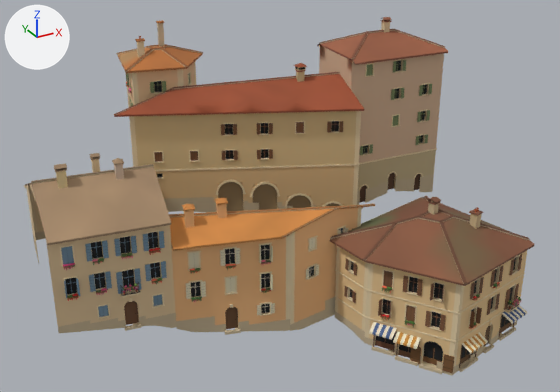
A saved change to the glTF model games/yorimichi/assets/belmonte/meshes/SM_BM_BT_blk_04.glb.
Both versions are drawn from a 50 mm camera at (-35.3, -66.1, 46.1) aimed at (0.7, -0.7, 13.4). Arrows for +X, +Y and +Z are at upper left; the lights stay in place. The picture after the commit comes second. Vertices at exactly the same position are counted once.

Names of what the first picture shows: 'SM_BM_BT_blk_04'.
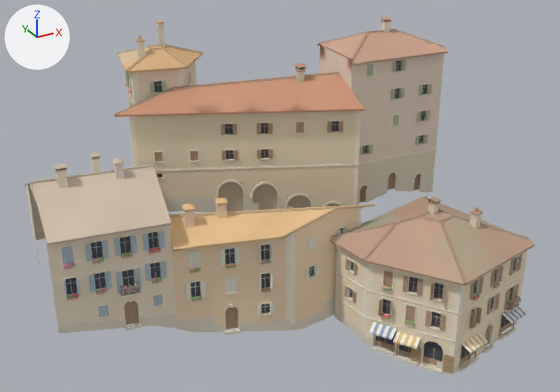
The change, as a diff of the scene's bpy script:
```diff
--- a/games/yorimichi/assets/belmonte/meshes/SM_BM_BT_blk_04.glb.py
+++ b/games/yorimichi/assets/belmonte/meshes/SM_BM_BT_blk_04.glb.py
@@ me_sm_bt_blk_04 @@
 me_sm_bt_blk_04.from_pydata(...)  # 21068 vertices, 24090 faces; spans x -23.9..24.0, y -19.9..19.9, z -0.8..29.4
 # used by ob_sm_bm_bt_blk_04; location = (0.0, 0.0, 0.0)
+# me_sm_bt_blk_04 part 1: 18356 faces centred in x -23.8..23.9, y -19.8..19.8, z -0.7..29.3 are repainted in the vertex colours; the middle colour goes from beige #ceb18c to pale yellow #e8d9c4
+# me_sm_bt_blk_04 part 2: 5734 faces centred in x -23.4..24.0, y -19.8..19.9, z -0.5..29.4 are repainted in the vertex colours; the middle colour goes from brown #d0b084 to beige #e9d8be
 me_sm_bt_blk_04.materials.append(mat_bm_000_m_stone_003)
```

Pixel boxes [x1, y1, x2, y2] of what changed, in the pictures (560 x 392 px):
part 1 of me_sm_bt_blk_04, recoloured (lighter): [24, 18, 534, 376] in both
part 2 of me_sm_bt_blk_04, recoloured (brown to beige): [25, 17, 535, 366] in both
